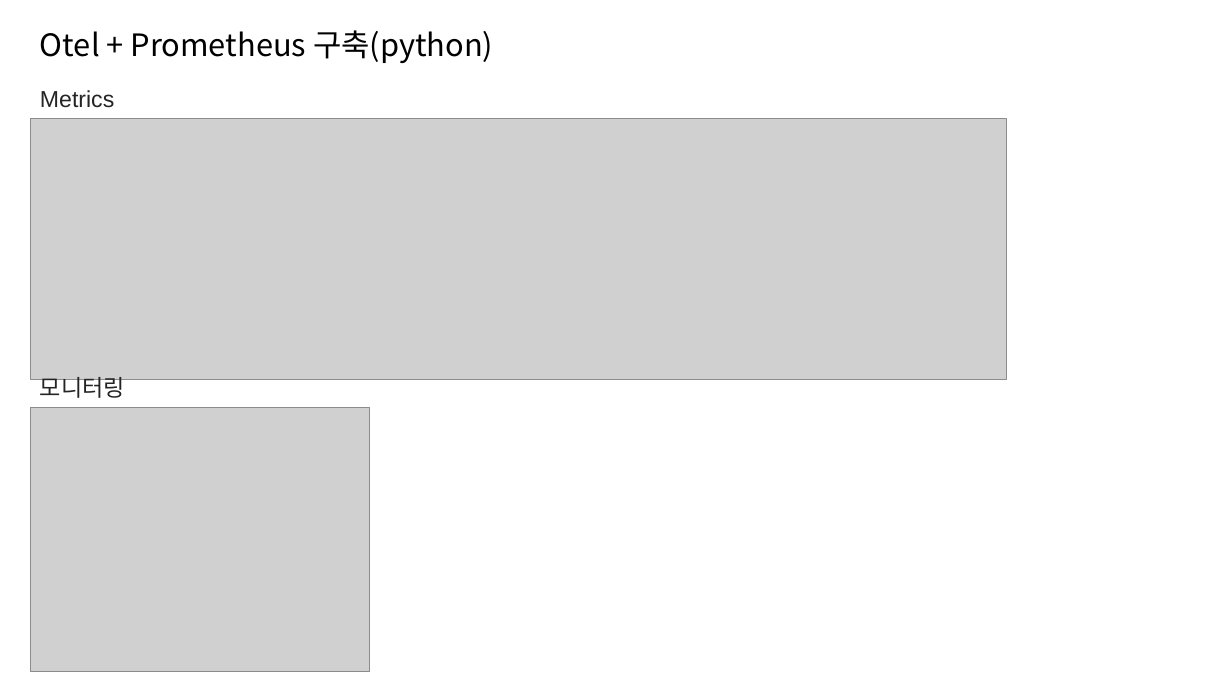
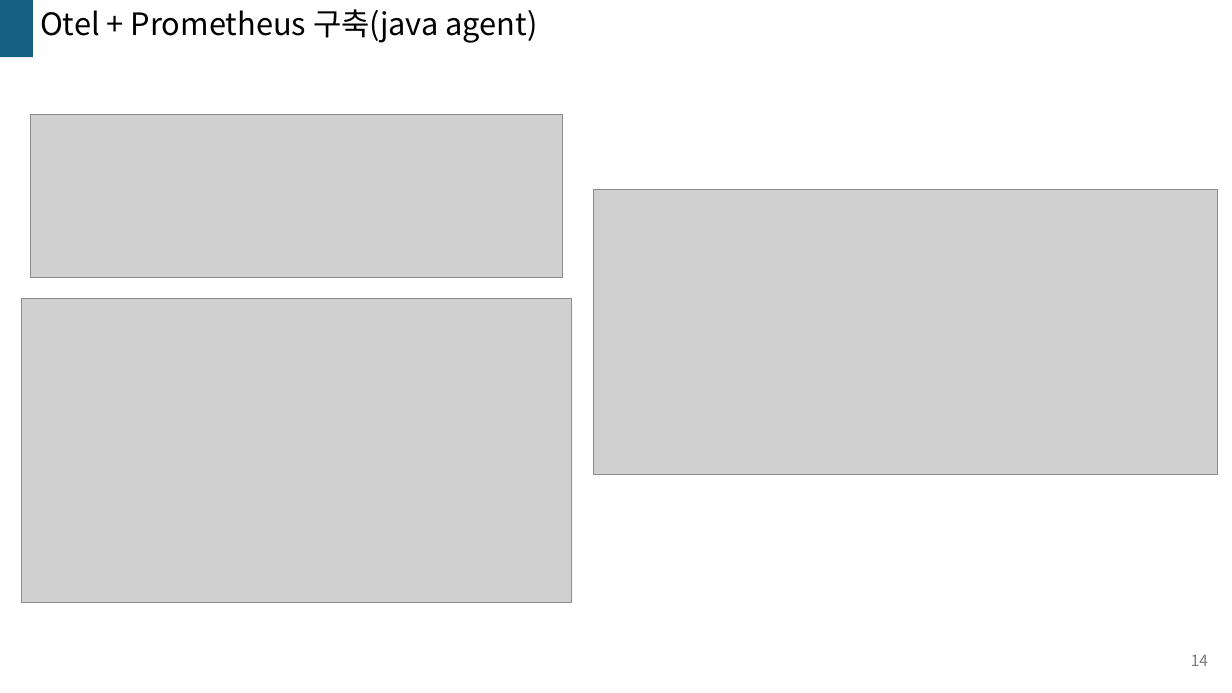
Before and after one commit to kkimsungchul/otel, a slide deck: slide 14 of [Otel]정리.pptx (slide 9 before the commit). Drawn at 1232x693 pixels with LibreOffice and Linux fonts; fonts in the diff are those of the drawing; grey boxes stand for pictures. Boxes give left, top, right and bottom in pixels: in the first picture for what was removed or moved away, otherwise in the second. Text is boxed around its words. In the diff, an @@ line names an element or a change of style, - is before the commit and + after.

Commit message:
240516 otel 내용 정리

```diff
--- a/[Otel]정리.pptx
+++ b/[Otel]정리.pptx
@@ rectangle added at box(0, 0, 33, 57), fill #156082 @@
@@ text at box(40, 9, 538, 43): text changed @@
-Otel + Prometheus 구축(python)
+Otel + Prometheus 구축(java agent)
@@ picture removed at box(30, 118, 1006, 379) @@
@@ picture added at box(30, 114, 562, 277) @@
@@ text removed at box(40, 90, 114, 108) @@
-Metrics
@@ picture added at box(593, 189, 1217, 474) @@
@@ picture added at box(21, 299, 571, 603) @@
@@ text removed at box(40, 373, 125, 398) @@
-모니터링
@@ picture removed at box(30, 408, 369, 672) @@
@@ page number added at box(1191, 655, 1208, 666), 12 pt, text #797979 @@
+14
```
Also in this commit, not shown: 5 other slides changed, 10 slides added, 3 slides removed, 2 other files.
